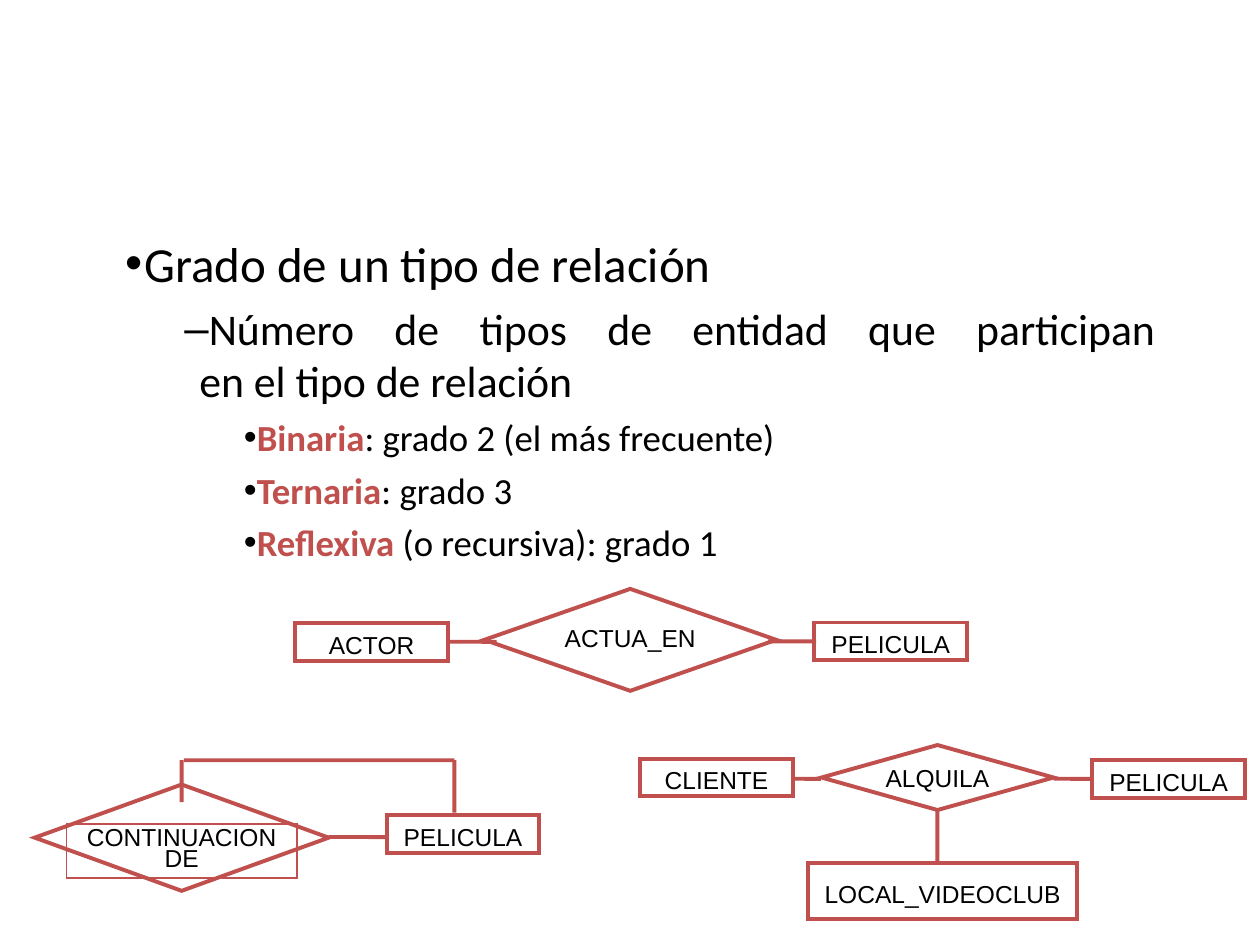
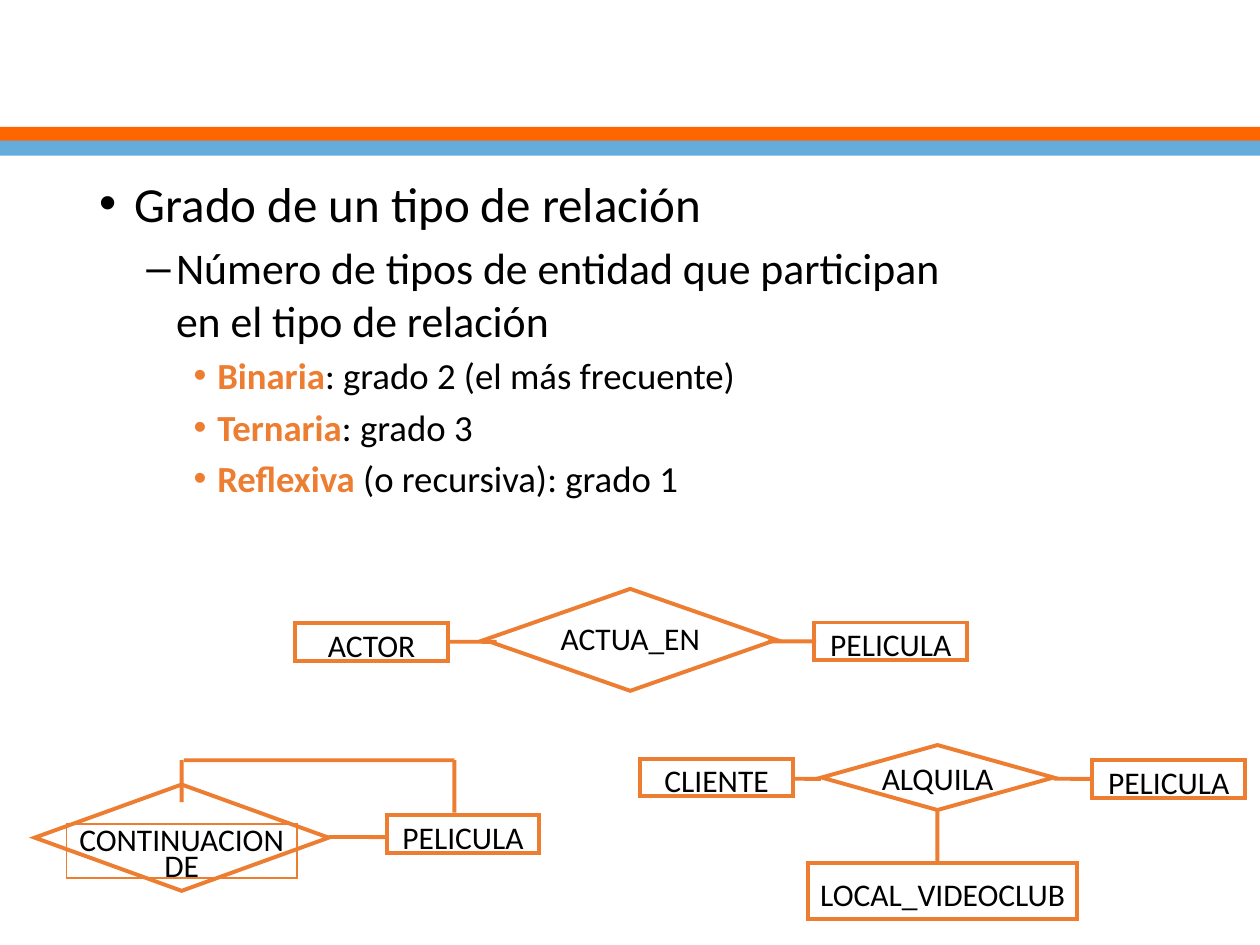
Before and after one commit to ejimenezdelgado/funda_db_martes_tarde_3_2017, a slide deck: slide 37 of Semana 2/Clase2.pptx (slide 36 before the commit). Drawn at 1260x945 pixels with LibreOffice and Linux fonts; fonts in the diff are those of the drawing; background and template pictures are left out. Boxes give left, top, right and bottom in pixels: in the first picture for what was removed or moved away, otherwise in the second. Text is boxed around its words. In the diff, an @@ line names an element or a change of style, - is before the commit and + after.

```diff
--- a/Semana 2/Clase2.pptx
+++ b/Semana 2/Clase2.pptx
@@ title "Modelo entidad-relación: Conceptos" rewrapped from <box>78,21,1202,158</box> to <box>0,0,1260,130</box> @@
@@ rectangle added at <box>0,127,1260,142</box>, fill #FF6600 @@
@@ rectangle added at <box>0,141,1260,156</box>, fill #65ACDD @@
@@ text "Grado de un tipo de ...": place and size @@
-text "Grado de un tipo de ..." at <box>144,248,1155,563</box>
+text "Grado de un tipo de ..." at <box>135,188,939,499</box>
@@ text "Grado de un tipo de ..." at <box>135,188,939,499</box>: text colour #C0504D to #ED7D31 in "Binaria:", "Ternaria:", "Reflexiva"; alignment justified to left; indent changed @@
@@ line (449, 641) - (496, 641): stroke #C0504D 2.25 pt to #ED7D31 2.25 pt @@
@@ line (767, 641) - (816, 641): stroke #C0504D 2.25 pt to #ED7D31 2.25 pt @@
@@ line (181, 760) - (181, 803): stroke #C0504D 2.25 pt to #ED7D31 2.25 pt @@
@@ line (184, 760) - (455, 760): stroke #C0504D 2.25 pt to #ED7D31 2.25 pt @@
@@ line (455, 760) - (455, 813): stroke #C0504D 2.25 pt to #ED7D31 2.25 pt @@
@@ line (793, 779) - (822, 779): stroke #C0504D 2.25 pt to #ED7D31 2.25 pt @@
@@ line (1053, 779) - (1092, 779): stroke #C0504D 2.25 pt to #ED7D31 2.25 pt @@
@@ diamond at <box>35,785,329,891</box>: outline #C0504D 2.25 pt to #ED7D31 2.25 pt @@
@@ rectangle "CONTINUACION" at <box>67,824,297,878</box>: size 14 to 18 pt, font Arial to Calibri; outline #C0504D 0.75 pt to #ED7D31 0.75 pt @@
@@ line (329, 837) - (388, 837): stroke #C0504D 2.25 pt to #ED7D31 2.25 pt @@
@@ size 14 to 18 pt, font Arial to Calibri; outline #C0504D 2.25 pt to #ED7D31 2.25 pt in 8 elements at <box>295,624,447,662</box>, <box>814,622,966,660</box>, <box>484,588,776,690</box>, <box>640,759,793,796</box>, <box>1092,761,1245,799</box>, <box>809,863,1077,919</box>, <box>822,745,1053,810</box>, <box>387,815,539,853</box> @@
@@ line (937, 810) - (937, 863): stroke #C0504D 2.25 pt to #ED7D31 2.25 pt @@
```
Also in this commit, not shown: 69 other slides changed, 1 slide added, 1 other file.
